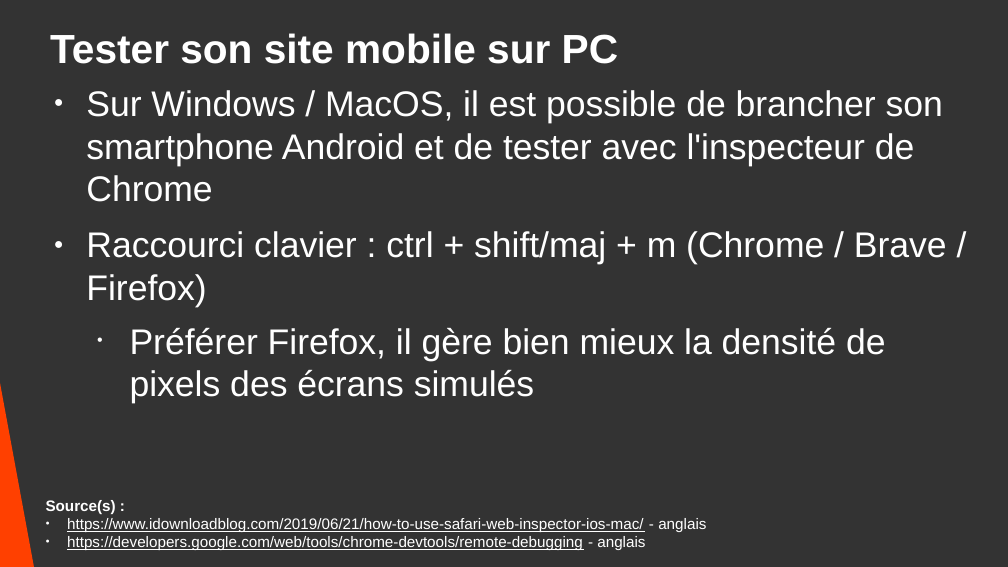
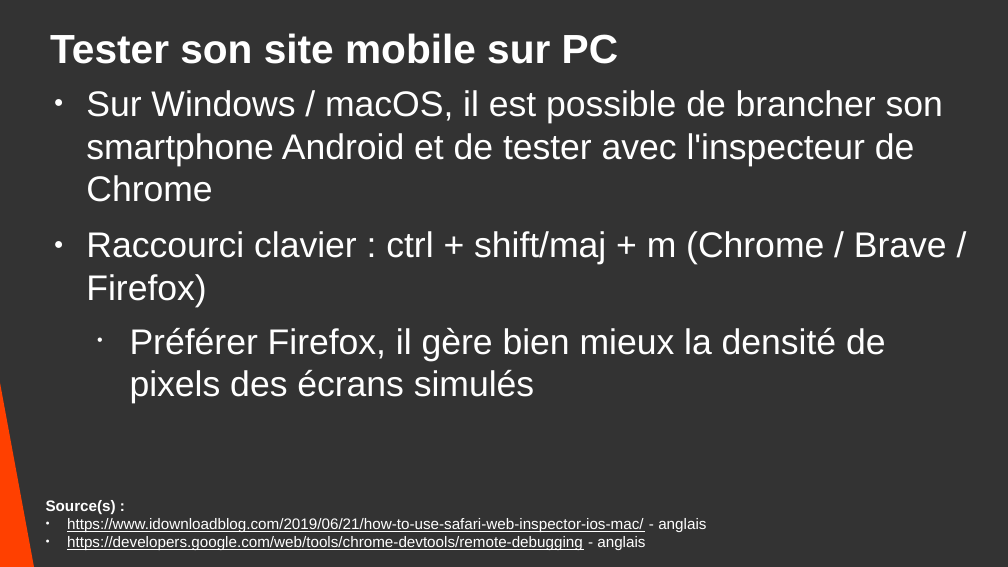
Before and after one commit to DanYellow/cours, a slide deck: slide 33 of integration-web-s2/travaux-pratiques/numero-4/presentation.odp (slide 32 before the commit). Drawn at 1008x567 pixels with LibreOffice and Linux fonts; fonts in the diff are those of the drawing. Boxes give left, top, right and bottom in pixels: in the first picture for what was removed or moved away, otherwise in the second. Text is boxed around its words. In the diff, an @@ line names an element or a change of style, - is before the commit and + after.

```diff
--- a/integration-web-s2/travaux-pratiques/numero-4/presentation.odp
+++ b/integration-web-s2/travaux-pratiques/numero-4/presentation.odp
@@ text at (86,90,943,202): text changed @@
-● Sur Windows / MacOS, il est possible de brancher son smartphone Android et de tester avec l'inspecteur de Chrome
+● Sur Windows / macOS, il est possible de brancher son smartphone Android et de tester avec l'inspecteur de Chrome
```
Also in this commit, not shown: 7 other slides changed, 2 slides added, 1 slide removed, 1 other file.
